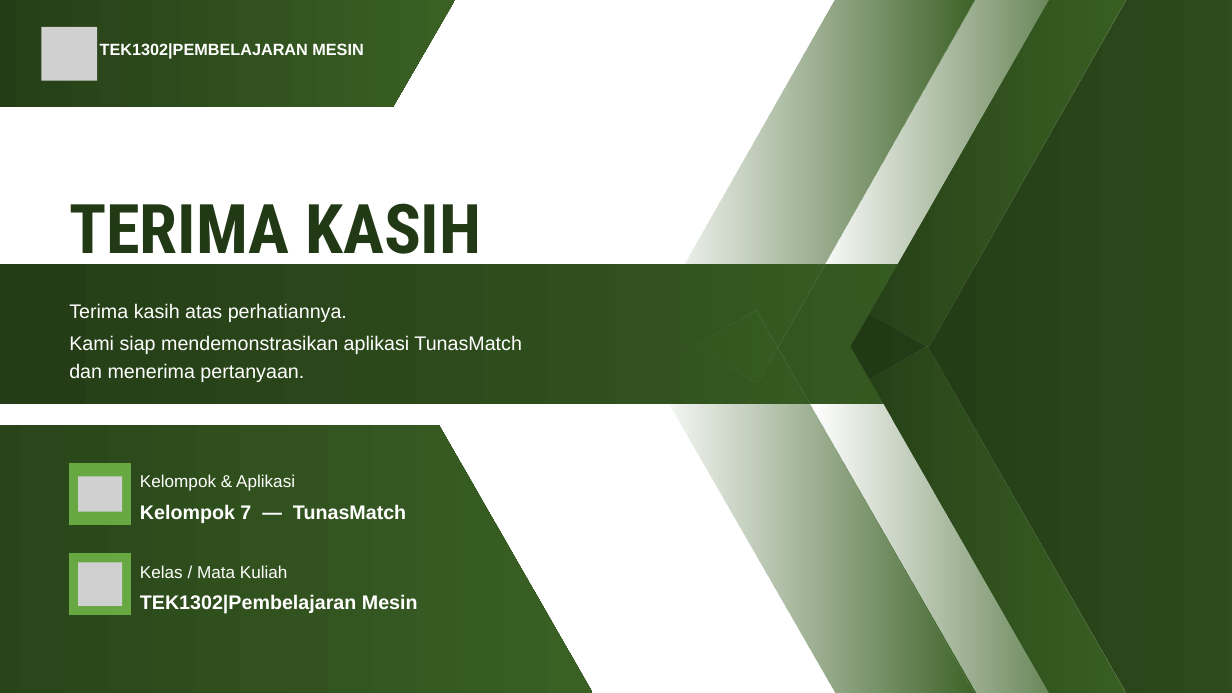
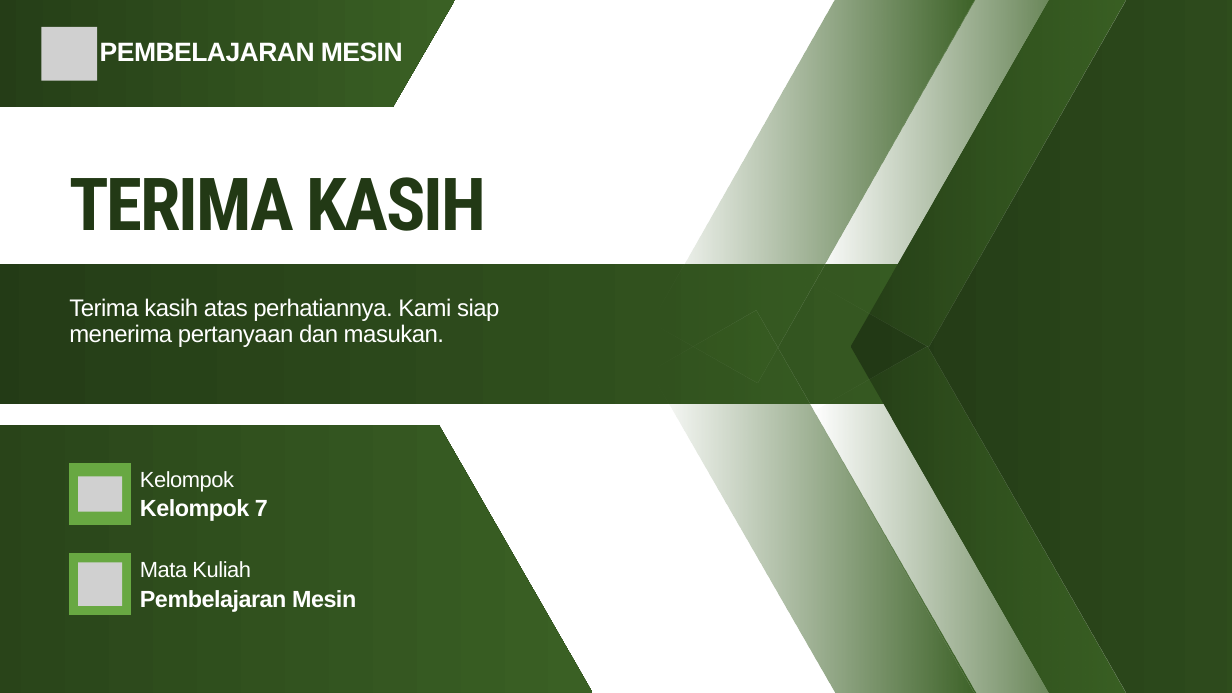
Before and after one commit to mikhailazka-dotcom/ML2026_TEK1302_Kelompok7_TunasMatch, a slide deck: slide 22 of presentation/Laporan_Proyek_Tanaman.pptx. Drawn at 1232x693 pixels with LibreOffice and Linux fonts; fonts in the diff are those of the drawing; grey boxes stand for pictures. Boxes give left, top, right and bottom in pixels: in the first picture for what was removed or moved away, otherwise in the second. Text is boxed around its words. In the diff, an @@ line names an element or a change of style, - is before the commit and + after.

```diff
--- a/presentation/Laporan_Proyek_Tanaman.pptx
+++ b/presentation/Laporan_Proyek_Tanaman.pptx
@@ text at box(100, 42, 403, 62): text changed; size 19 to 31 pt @@
-TEK1302|PEMBELAJARAN MESIN
+PEMBELAJARAN MESIN
@@ text "TERIMA KASIH" at box(69, 177, 487, 231): size 80 to 85.4 pt, text colour #223915 to gradient #223915 to #3A6024, letter spacing 0 to -2.6 pt; line spacing 1.15 to 84.5pt @@
@@ text at box(69, 298, 499, 347): text changed; size 23 to 28 pt @@
-Terima kasih atas perhatiannya.
-Kami siap mendemonstrasikan aplikasi TunasMatch dan menerima pertanyaan.
+Terima kasih atas perhatiannya. Kami siap menerima pertanyaan dan masukan.
@@ text at box(140, 471, 234, 492): text changed; size 20 to 25.6 pt @@
-Kelompok & Aplikasi
+Kelompok
@@ text at box(140, 499, 268, 521): text changed; size 23 to 27.3 pt @@
-Kelompok 7 — TunasMatch
+Kelompok 7
@@ text at box(140, 561, 251, 578): text changed; size 20 to 25.6 pt @@
-Kelas / Mata Kuliah
+Mata Kuliah
@@ text at box(140, 590, 356, 612): text changed; size 23 to 27.3 pt @@
-TEK1302|Pembelajaran Mesin
+Pembelajaran Mesin
```
Also in this commit, not shown: 20 other slides changed, 1 slide added, 1 slide removed, 1 other file.
